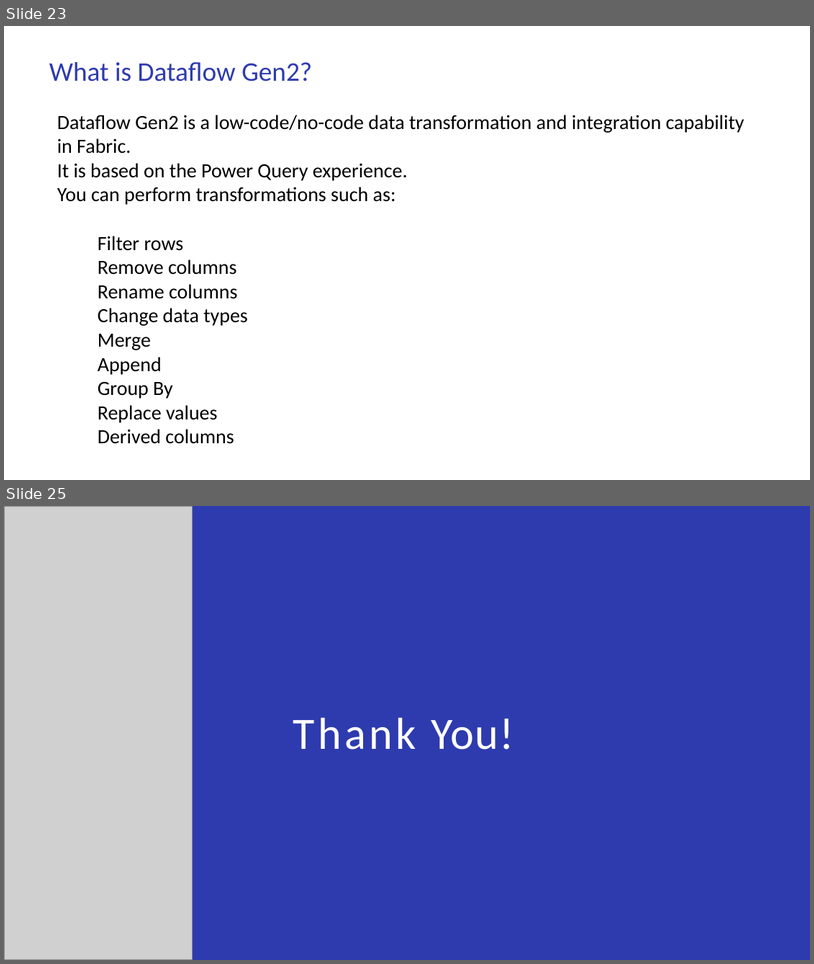
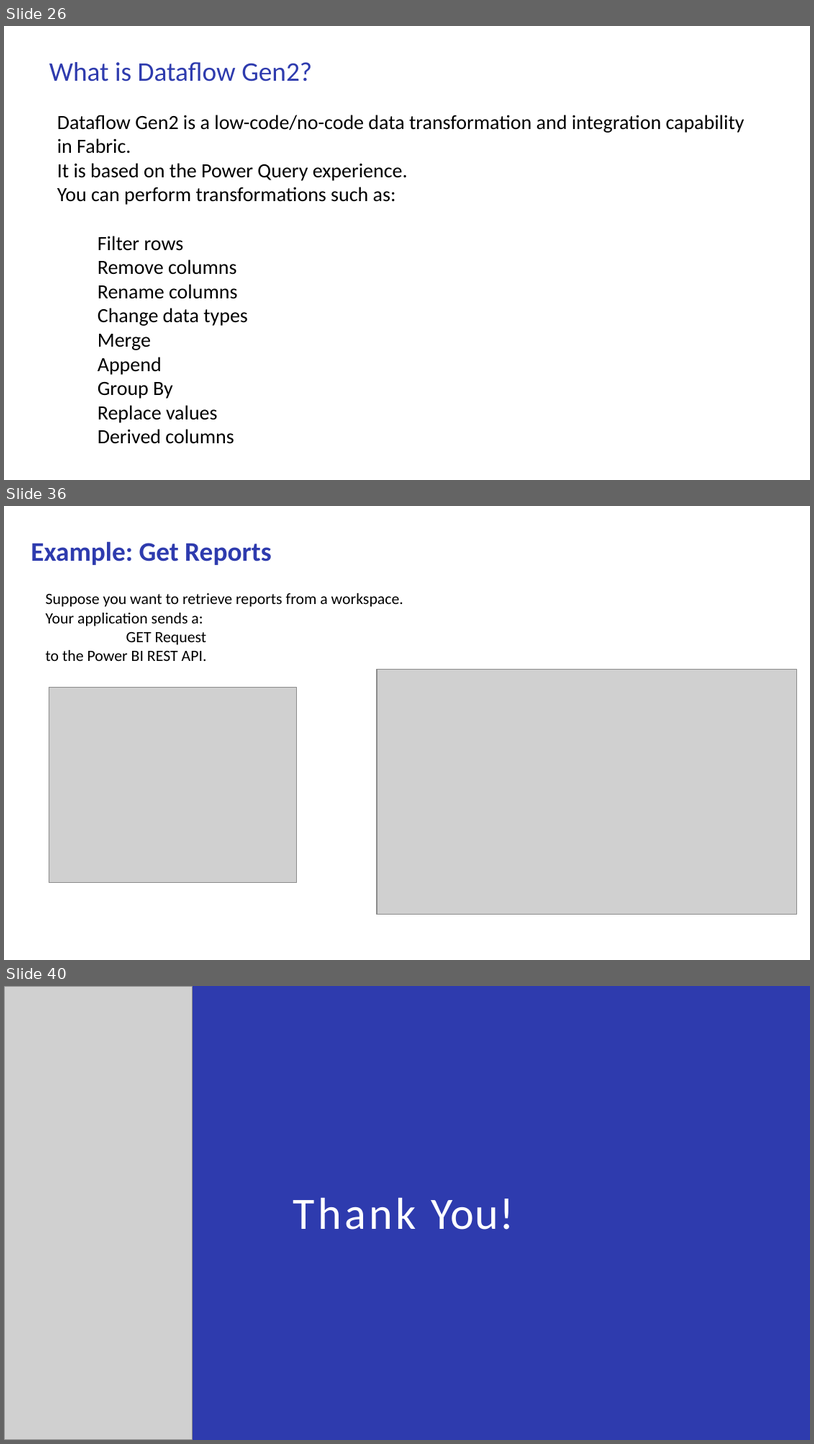
Before and after one commit to babjeereddy/ppt, a slide deck: MS_Fabric.pptx. Shown one above the other, each under a label of ours: slides 23 and 25 before the commit, slides 26, 36 and 40 after it; the slides between them are not shown. The pictures are 814x964 and 814x1444 pixels, drawn with LibreOffice and Linux fonts; fonts in the diff are those of the drawing; grey boxes stand for pictures. Boxes give left, top, right and bottom in pixels: in the first picture for what was removed or moved away, otherwise in the second. Text is boxed around its words. In the diff, an @@ line names an element or a change of style, - is before the commit and + after.

```diff
--- a/MS_Fabric.pptx
+++ b/MS_Fabric.pptx
@@ slide 36 added at [4, 506, 810, 960], background #FFFFFF @@
@@ title added at [31, 541, 271, 565], 24 pt, text #2E3BAE, bold @@
+Example: Get Reports
@@ text added at [46, 593, 404, 661], 14 pt, text #000000 @@
+Suppose you want to retrieve reports from a workspace.
+Your application sends a:
+GET Request
+to the Power BI REST API.
@@ picture added at [376, 669, 797, 914] @@
@@ picture added at [49, 687, 297, 883] @@
@@ what was slide 23 is now slide 26 @@
@@ what was slide 25 is now slide 40 @@
```
Also in this commit, not shown: 1 slide changed, 14 other slides added, 3 other files.
